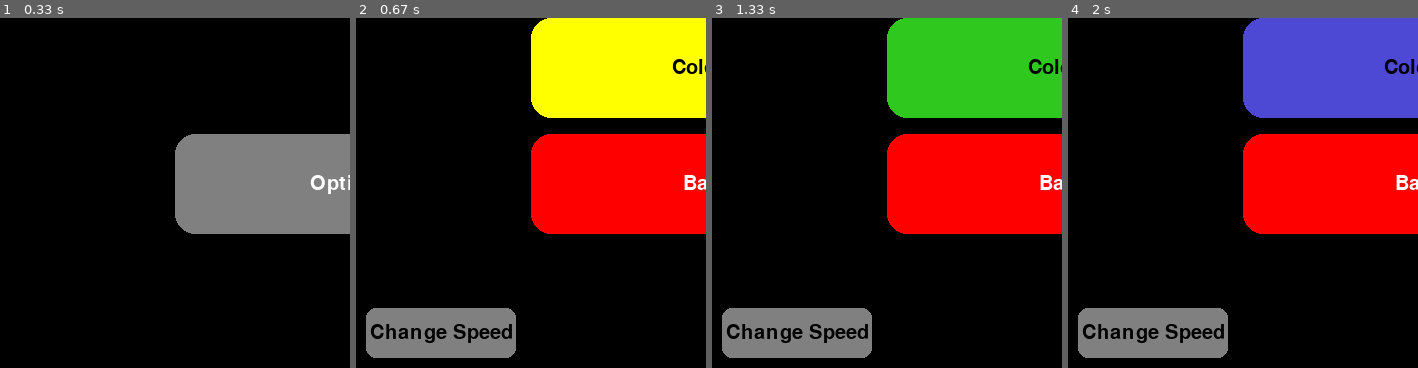
Above: before the commit, frames 1-4 (left to right).
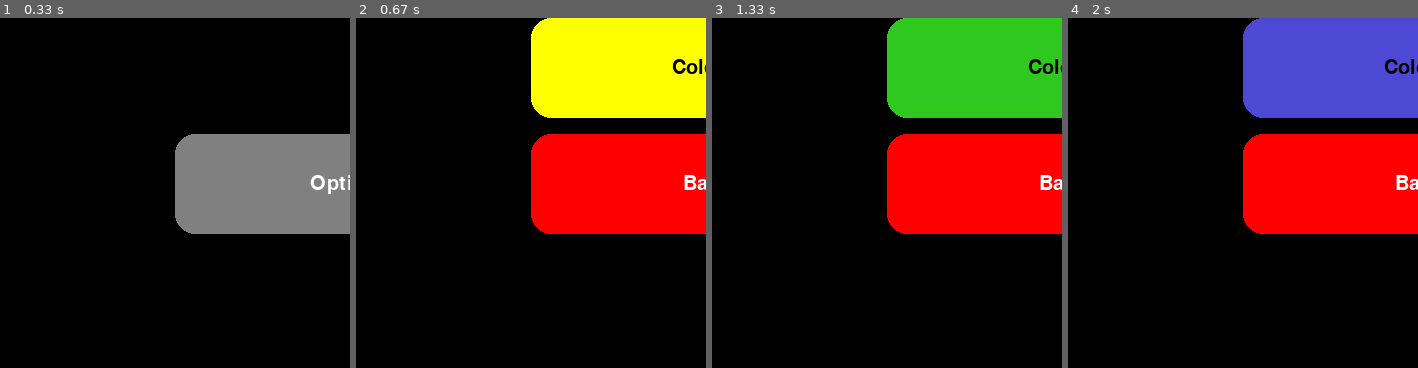
Above: after the commit, the same moments.

Repository: gencobenco/Uni
Game: pygame game, started from Grundlagen der Programmierung/4-Gewinnt/1.0.py
The game is run twice, just before and just after one commit, with the same random seed, the same clock (stepped at 60 frames per second) and the same inputs.
Inputs (mouse positions are % of the whole screen's width and height, from its top left):
- Up to frame 1 (0.33 s): no input
- Up to frame 2 (0.67 s): click "Options" at 0.38 s
- Up to frame 3 (1.33 s): click (51, 57) at 0.88 s; click "Color 1" at 1.22 s
- Up to frame 4 (2 s): click (62, 59) at 1.55 s
The pictures show only the part of the screen within x 0-50%, y 50-100%; the shares and areas given below are measured in that part.

Frame 1 is identical in both runs. In frame 2, 5.4% of the frame differs, in the area x 2-46%, y 82-98%; in frame 3, 5.4%; in frame 4, 5.4%.

Commit message:
deleted change speed

Diff:
--- a/Grundlagen der Programmierung/4-Gewinnt/1.0.py
+++ b/Grundlagen der Programmierung/4-Gewinnt/1.0.py
@@ -177,13 +177,6 @@
     color2_label = myfont.render("Color 2", 1, BLACK)
     label_rect = color2_label.get_rect(center=color2_button_rect.center)
     screen.blit(color2_label, label_rect.topleft)
-
-    # Speed Button
-    speed_button_rect = pygame.Rect(10, height - 60, 150, 50)
-    pygame.draw.rect(screen, GREY, speed_button_rect, border_radius=10)
-    speed_label = myfont.render("Change Speed", True, BLACK)
-    label_rect = speed_label.get_rect(center=speed_button_rect.center)
-    screen.blit(speed_label, label_rect.topleft)
 
     pygame.display.update()
 
